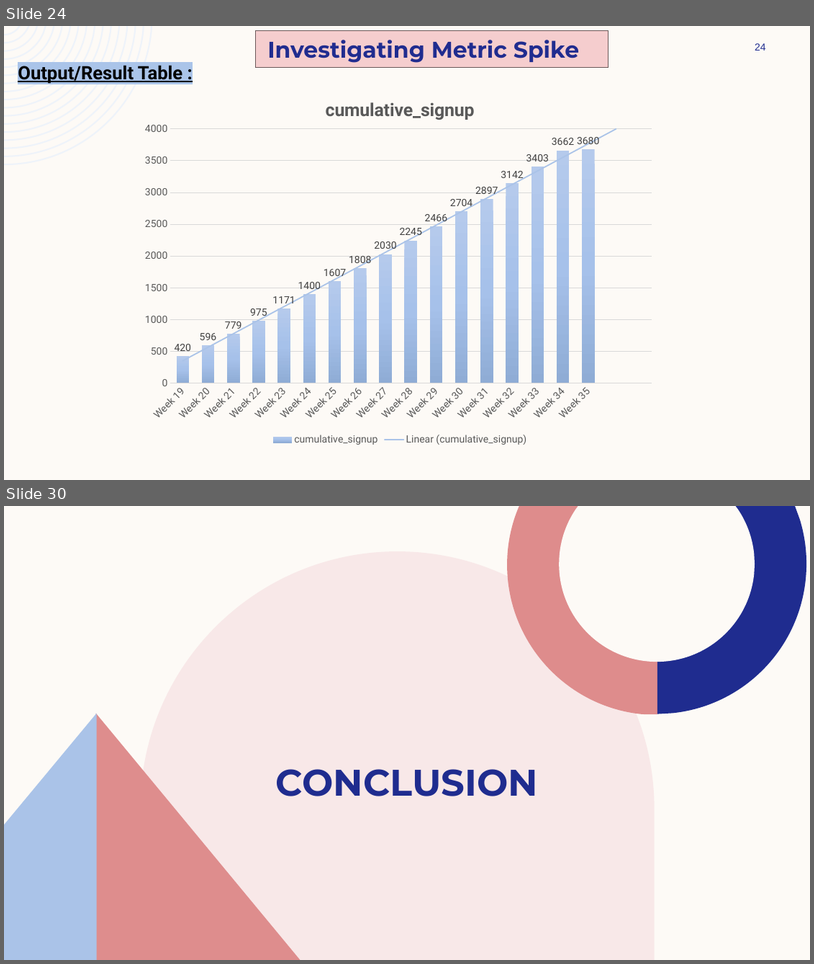
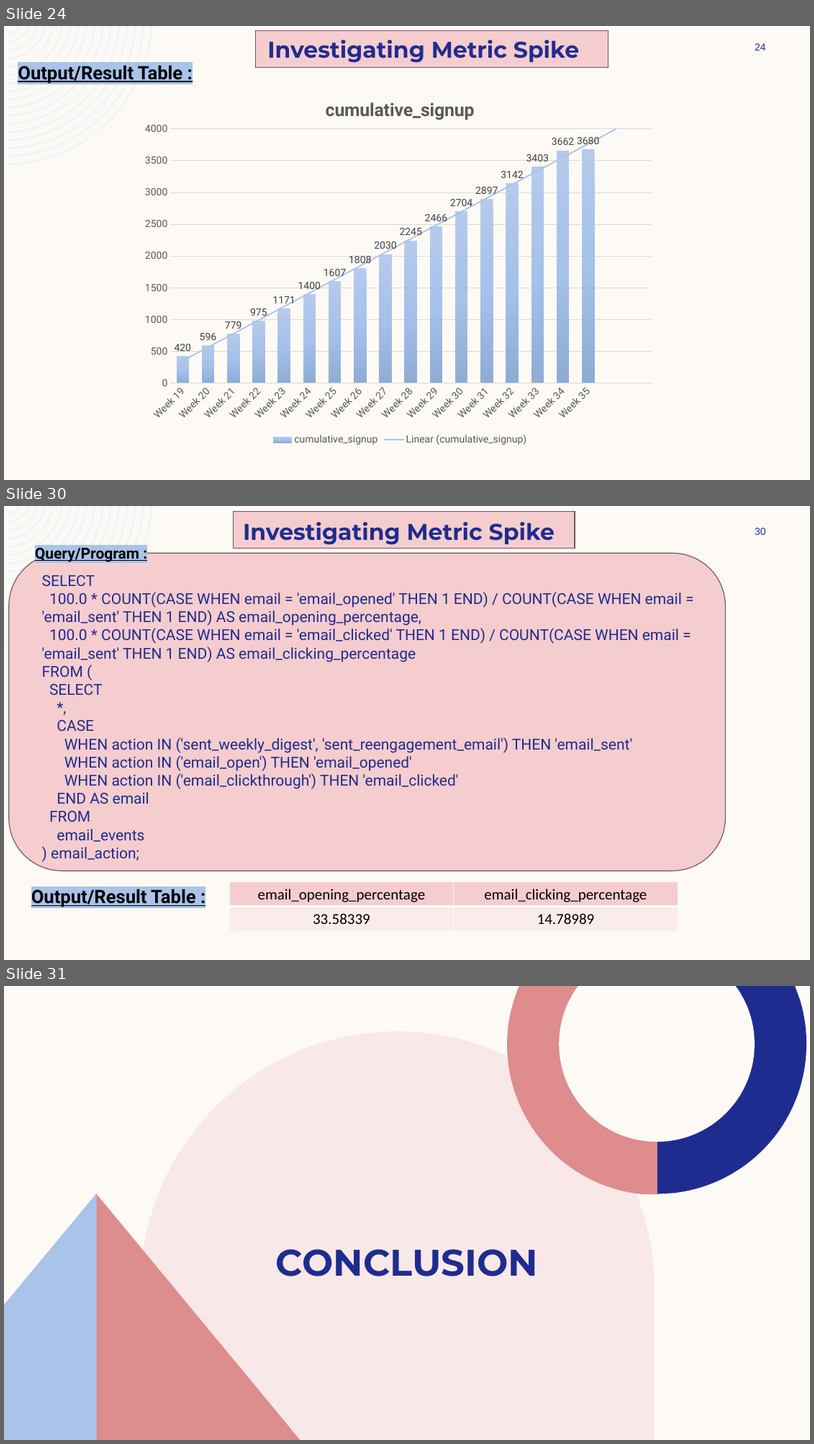
Before and after one commit to ShindeYash/Operation_and_Metric_Analytics, a slide deck: Report - Operation_and_Metric_Analytics.pptx. Shown one above the other, each under a label of ours: slides 24 and 30 before the commit, slides 24, 30 and 31 after it; the slides between them are not shown. The pictures are 814x964 and 814x1444 pixels, drawn with LibreOffice and Linux fonts; fonts in the diff are those of the drawing. Boxes give left, top, right and bottom in pixels: in the first picture for what was removed or moved away, otherwise in the second. Text is boxed around its words. In the diff, an @@ line names an element or a change of style, - is before the commit and + after.

```diff
--- a/Report - Operation_and_Metric_Analytics.pptx
+++ b/Report - Operation_and_Metric_Analytics.pptx
@@ slide 30 added at bbox=[4, 506, 810, 960], background #FDFAF6; not listed: 1 template element that a slide beside it also shows @@
@@ rectangle added at bbox=[233, 512, 575, 548], fill #F5CDCE, outline #6B5A5A 1 pt @@
@@ text added at bbox=[243, 522, 555, 545], 27 pt, text #1F2C8F, bold @@
+Investigating Metric Spike
@@ text added at bbox=[35, 544, 139, 562], 18 pt, text #000000, bold, underline @@
+Query/Program :
@@ page number added at bbox=[755, 528, 766, 535], 12 pt, text #1F2C8F @@
+30
@@ rounded rectangle added at bbox=[9, 554, 725, 871], fill #F5CDCE, outline #6B5A5A 1 pt @@
@@ text added at bbox=[42, 575, 682, 860], 18 pt, text #202C8F @@
+SELECT
+100.0 * COUNT(CASE WHEN email = 'email_opened' THEN 1 END) / COUNT(CASE WHEN email = 'email_sent' THEN 1 END) AS email_opening_percentage,
+100.0 * COUNT(CASE WHEN email = 'email_clicked' THEN 1 END) / COUNT(CASE WHEN email = 'email_sent' THEN 1 END) AS email_clicking_percentage
+FROM (
+SELECT
+*,
+CASE
+WHEN action IN ('sent_weekly_digest', 'sent_reengagement_email') THEN 'email_sent'
+WHEN action IN ('email_open') THEN 'email_opened'
+WHEN action IN ('email_clickthrough') THEN 'email_clicked'
+END AS email
+FROM
+email_events
+) email_action;
@@ text added at bbox=[31, 888, 196, 907], 22 pt, text #000000, bold, underline @@
+Output/Result Table :
@@ table added at bbox=[229, 882, 679, 931], 2 rows, 2 columns @@
+email_opening_percentage | email_clicking_percentage
+33.58339 | 14.78989
@@ what was slide 30 is now slide 31 @@
```
Also in this commit, not shown: 2 slides changed, 4 other slides added, 4 slides removed, 5 other files.
